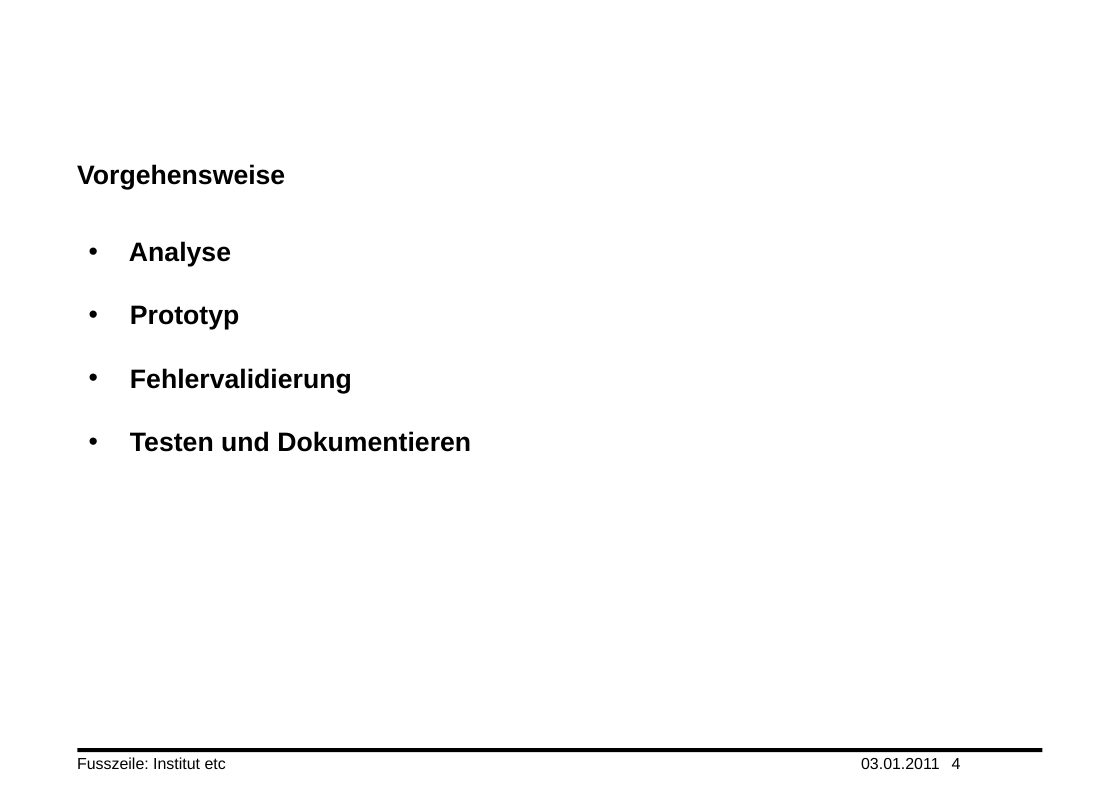
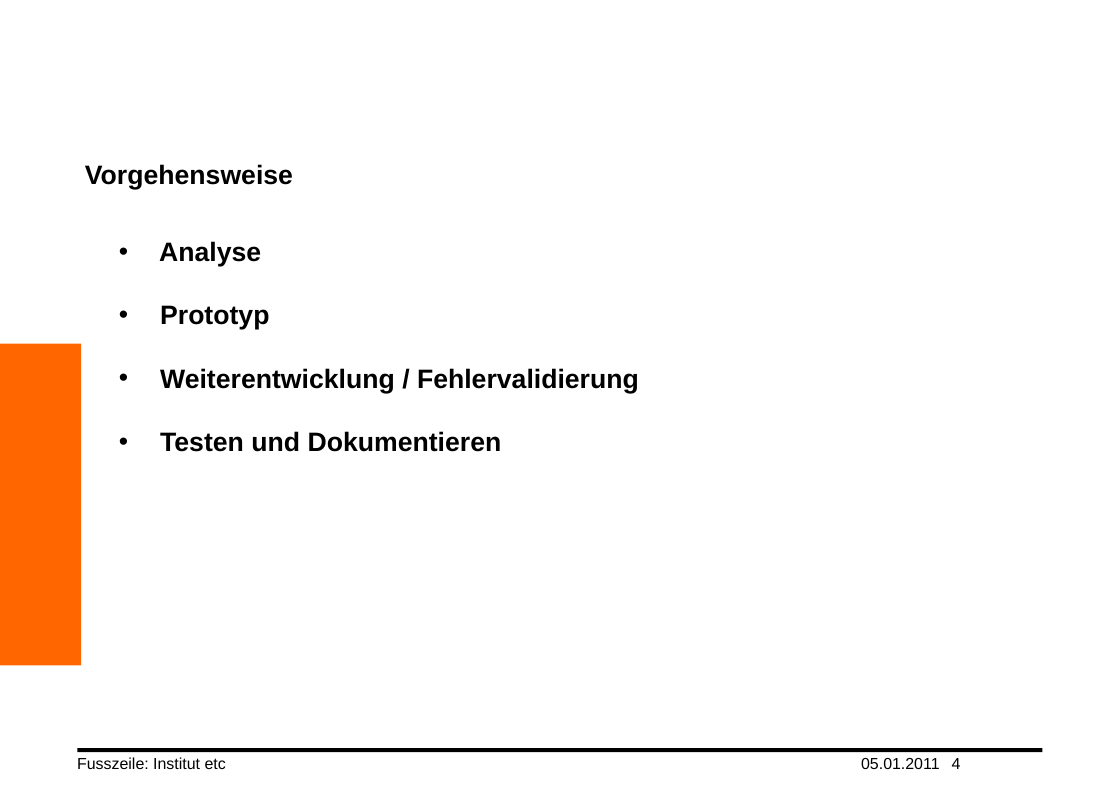
Before and after one commit to yuai/newtonscheaxiom, a slide deck: slide 4 of wiki/truong_xander.pptx. Drawn at 1120x792 pixels with LibreOffice and Linux fonts; fonts in the diff are those of the drawing; background and template pictures are left out. Boxes give left, top, right and bottom in pixels: in the first picture for what was removed or moved away, otherwise in the second. Text is boxed around its words. In the diff, an @@ line names an element or a change of style, - is before the commit and + after.

```diff
--- a/wiki/truong_xander.pptx
+++ b/wiki/truong_xander.pptx
@@ title "Vorgehensweise" moved from (x1=77, y1=164, x2=285, y2=190) to (x1=85, y1=164, x2=293, y2=190) @@
@@ text "Analyse" moved from (x1=129, y1=241, x2=471, y2=452) to (x1=159, y1=241, x2=639, y2=452) @@
@@ rectangle added at (x1=0, y1=344, x2=81, y2=666), fill #FF6600 @@
@@ text at (x1=160, y1=368, x2=639, y2=393): text changed @@
-• Fehlervalidierung
+• Weiterentwicklung / Fehlervalidierung
@@ text at (x1=861, y1=758, x2=940, y2=769): text changed @@
-03.01.2011
+05.01.2011
```
Also in this commit, not shown: 9 other slides changed, 1 slide removed.
